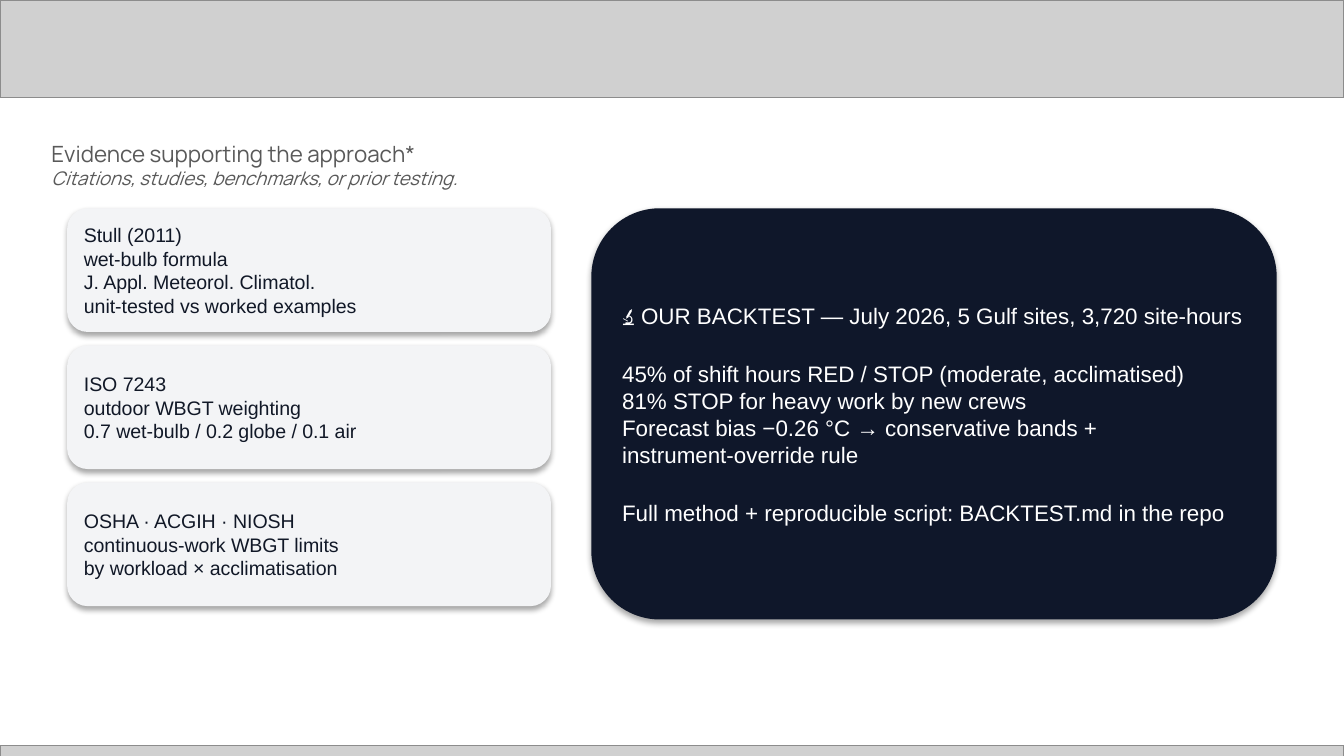
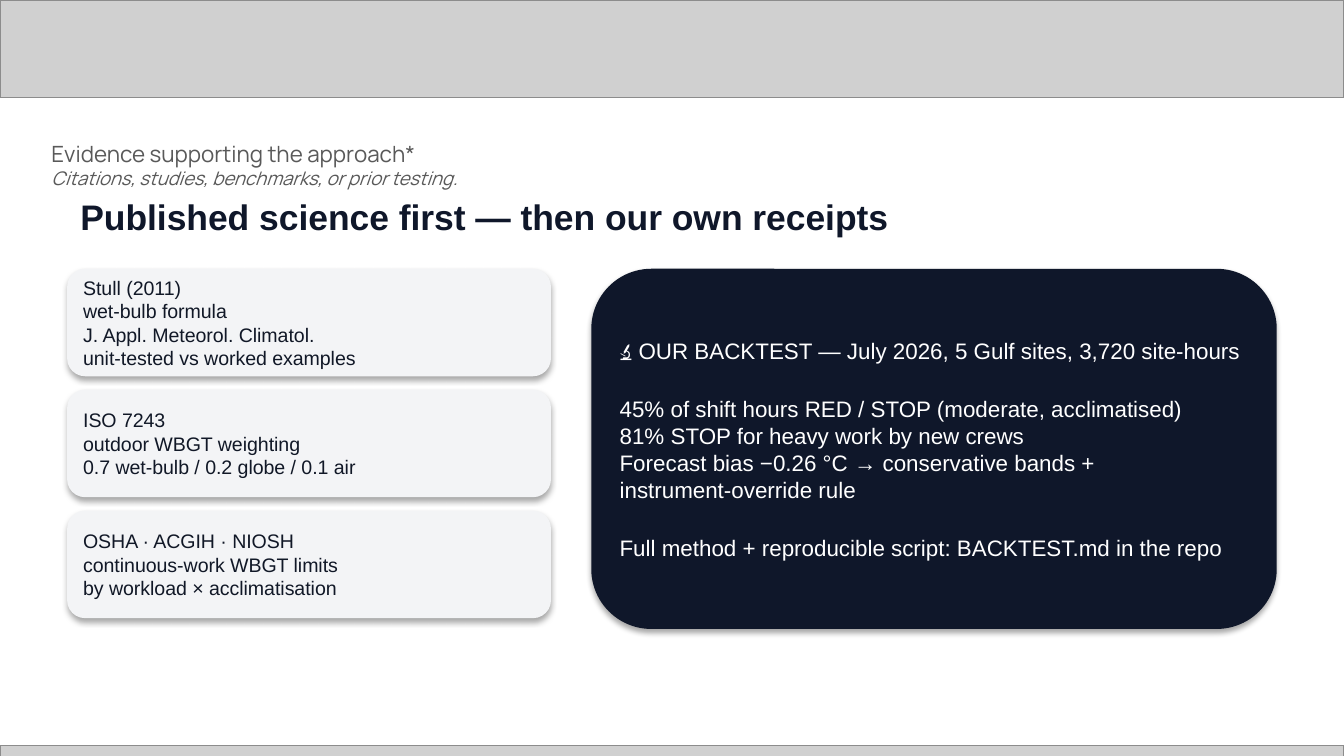
Before and after one commit to syaikhipin/heatshield, a slide deck: slide 7 of deck/heatshield-template-deck.pptx. Drawn at 1344x756 pixels with LibreOffice and Linux fonts; fonts in the diff are those of the drawing; grey boxes stand for pictures. Boxes give left, top, right and bottom in pixels: in the first picture for what was removed or moved away, otherwise in the second. Text is boxed around its words. In the diff, an @@ line names an element or a change of style, - is before the commit and + after.

```diff
--- a/deck/heatshield-template-deck.pptx
+++ b/deck/heatshield-template-deck.pptx
@@ text added at (80,204,888,237), 19 pt, text #0F172A, bold @@
+Published science first — then our own receipts
@@ rounded rectangle "Stull (2011)": place and size @@
-rounded rectangle "Stull (2011)" at (67,208,551,332)
+rounded rectangle "Stull (2011)" at (67,269,551,376)
@@ rounded rectangle "🔬 OUR BACKTEST — July ...": place and size @@
-rounded rectangle "🔬 OUR BACKTEST — July ..." at (591,208,1277,620)
+rounded rectangle "🔬 OUR BACKTEST — July ..." at (591,269,1277,629)
@@ rounded rectangle "ISO 7243": place and size @@
-rounded rectangle "ISO 7243" at (67,345,551,469)
+rounded rectangle "ISO 7243" at (67,390,551,497)
@@ rounded rectangle "OSHA · ACGIH · NIOSH": place and size @@
-rounded rectangle "OSHA · ACGIH · NIOSH" at (67,482,551,606)
+rounded rectangle "OSHA · ACGIH · NIOSH" at (67,511,551,618)
```
Also in this commit, not shown: 14 other slides changed, 2 other files.
